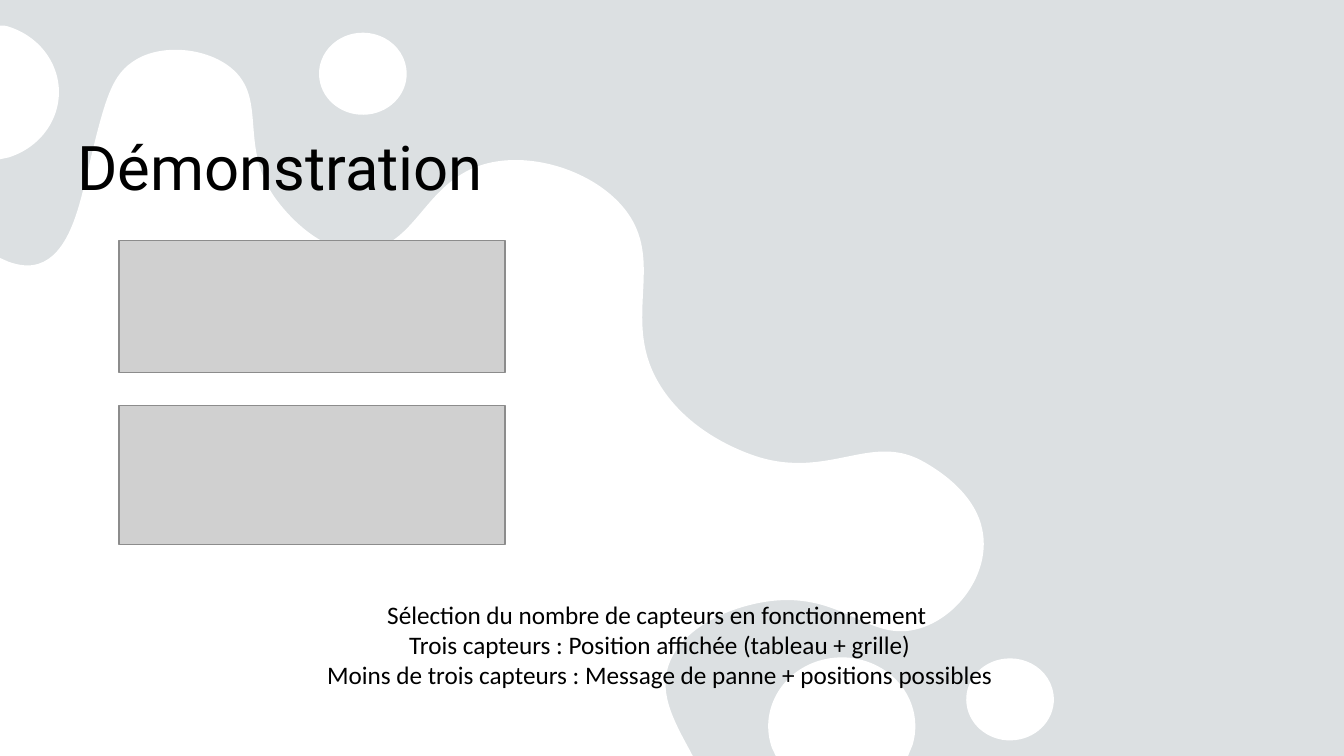
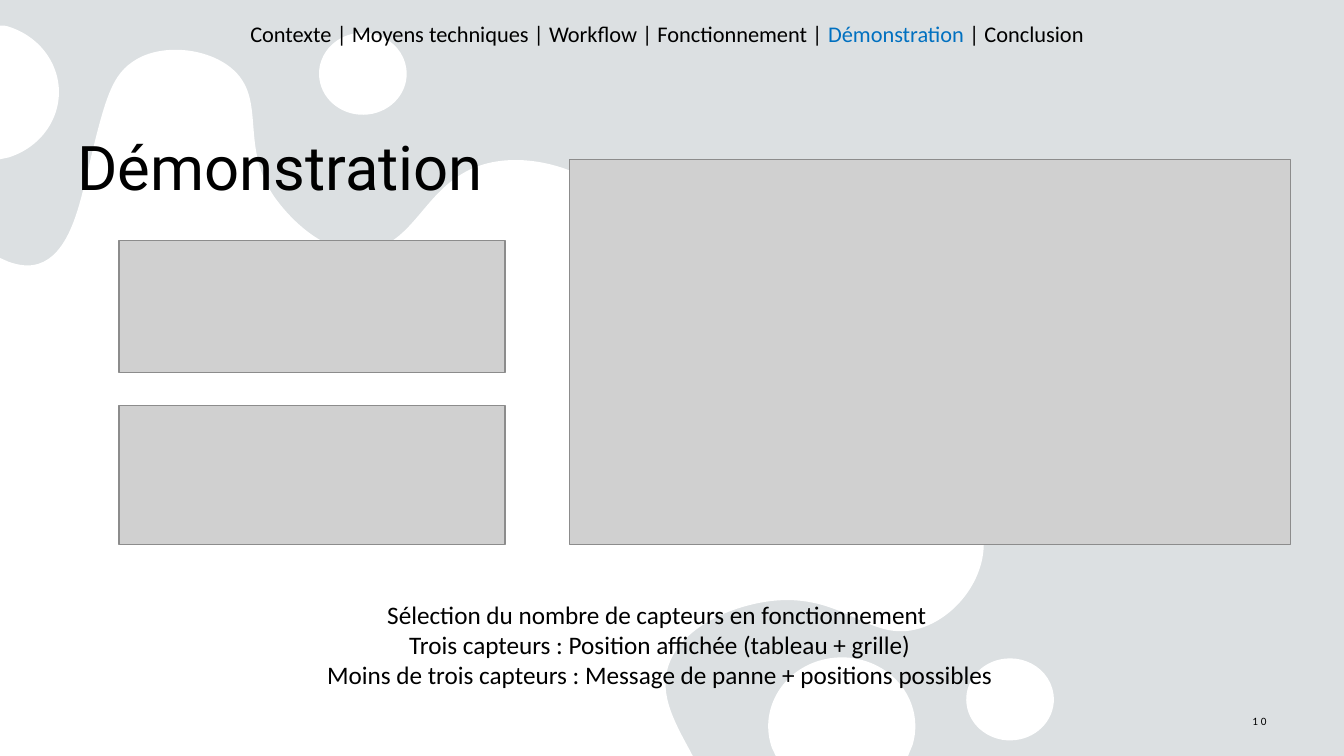
Before and after one commit to lberjaud/SAE24, a slide deck: slide 10 of Diagram/SAE24 Présentation.pptx (slide 9 before the commit). Drawn at 1344x756 pixels with LibreOffice and Linux fonts; fonts in the diff are those of the drawing; grey boxes stand for pictures. Boxes give left, top, right and bottom in pixels: in the first picture for what was removed or moved away, otherwise in the second. Text is boxed around its words. In the diff, an @@ line names an element or a change of style, - is before the commit and + after.

Commit message:
Update powerpoint

```diff
--- a/Diagram/SAE24 Présentation.pptx
+++ b/Diagram/SAE24 Présentation.pptx
@@ text added at (250,26,1083,46), 16 pt, text #000000 @@
+Contexte | Moyens techniques | Workflow | Fonctionnement | Démonstration | Conclusion
@@ picture added at (570,160,1292,544) @@
@@ page number added at (1252,717,1266,725), 8 pt, text #000000 @@
+10
```
Also in this commit, not shown: 8 other slides changed, 2 slides added, 1 slide removed, 1 other file.
